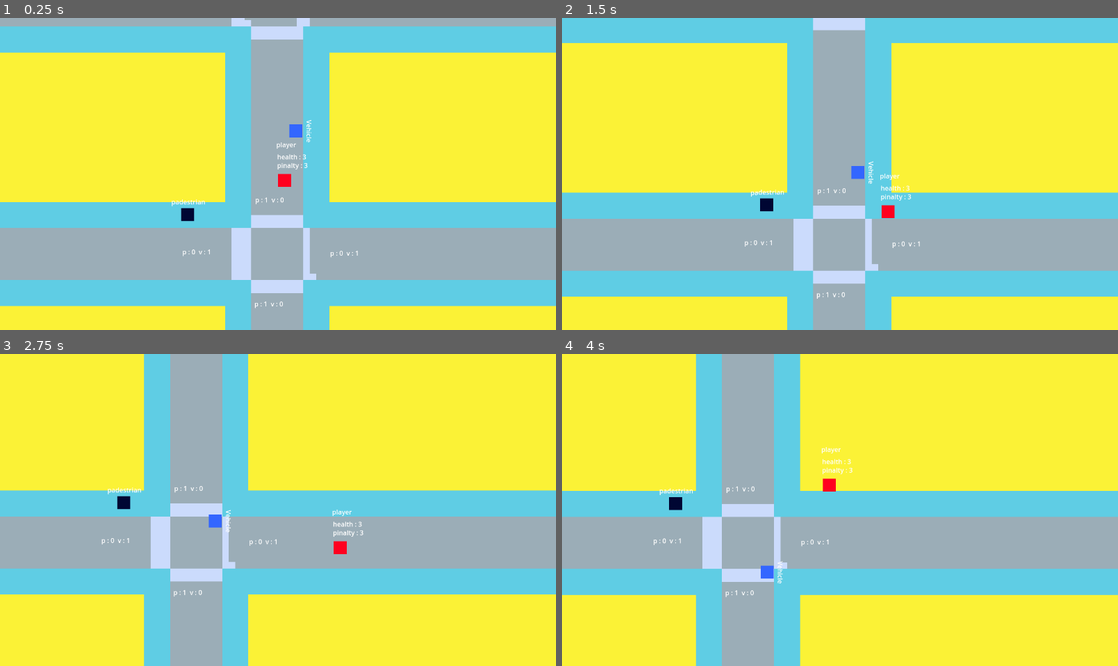
Above: before the commit, frames 1-4 (two rows, left to right).
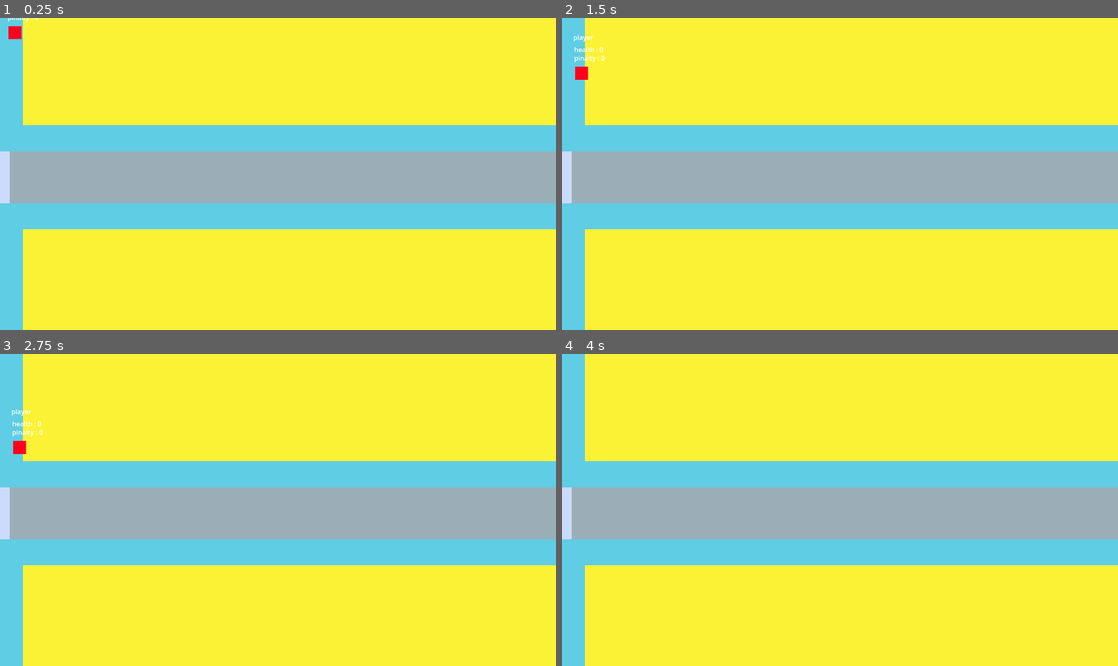
Above: after the commit, the same moments.

Repository: wiratana/perfect-cross
Game: Godot game, scene res://scene/game.tscn
The game is run twice, just before and just after one commit, with the same random seed, the same clock (stepped at 60 frames per second) and the same inputs.
Inputs (mouse positions are in pixels of both pictures, inside the frame that each line leads up to):
- Up to frame 1 (0.25 s): no input
- Up to frame 2 (1.5 s): move the mouse to (962, 158) at 0.52 s; press the mouse at (962, 158) at 0.53 s; hold D (right) 0.53-1.28 s; move the mouse to (728, 189) at 1.27 s; release the mouse at (728, 189) at 1.28 s; hold S (down) from 1.28 s (still down); click (728, 189) at 1.35 s
- Up to frame 3 (2.75 s): move the mouse to (333, 441) at 2.02 s; release S (down) at 2.03 s; press the mouse at (333, 441) at 2.03 s; hold D (right) from 2.03 s (still down)
- Up to frame 4 (4 s): move the mouse to (812, 572) at 2.77 s; release D (right) at 2.78 s; release the mouse at (812, 572) at 2.78 s; hold W (up) 2.78-3.53 s; click (812, 572) at 2.85 s; move the mouse to (1006, 556) at 3.52 s; press the mouse at (1006, 556) at 3.53 s; hold A (left) from 3.53 s (still down)

The runs differ from the first frame. In frame 1, 67% of the frame differs, in the area x 0-100%, y 0-100%; in frame 2, 64%; in frame 3, 48%; in frame 4, 48%.
Error before the commit: Cannot call method 'local_to_map' on a null value. (res://scene/player/player.gd:70)

Commit message:
create basic ui, interaction, pinalty system, and better camera system for user

Diff:
--- /dev/null
+++ b/scene/player/player-ui.gd
@@ -0,0 +1,81 @@
+extends Control
+
+@export var player:Node2D
+@export var pinalty_confirmation_panel_size = 250
+@onready var police_alert = $police_alert/Police
+@onready var pinalty_confirmation = $pinalty_confirmation
+@onready var pc_text   = $pinalty_confirmation/pinalty_text
+@onready var pc_button = $pinalty_confirmation/pinalty_button
+@onready var pinalties = $pinalty
+
+func setup_ui_police_alert():
+	police_alert.hide()
+	police_alert.position.x = ceil(get_viewport().get_visible_rect().size.x/2) + ceil((police_alert.texture.get_size().x*police_alert.scale.x)/2)
+
+func setup_ui_pinalty_confirmation():
+	pinalty_confirmation.hide()
+	pinalty_confirmation.position.x = ceil(get_viewport().get_visible_rect().size.x/2) - ceil(pinalty_confirmation.size.x/2)
+	pinalty_confirmation.position.y = ceil(get_viewport().get_visible_rect().size.y/2) - ceil(pinalty_confirmation.size.y/2)
+	pinalty_confirmation.size.x = pinalty_confirmation_panel_size
+	pinalty_confirmation.size.y = pinalty_confirmation_panel_size
+	pc_text.size.x = pinalty_confirmation.size.x
+	pc_text.size.y = ceil(pinalty_confirmation.size.y/2)
+	pc_text.add_theme_font_size_override("font_size", 16)
+	pc_button.position.x = ceil(pinalty_confirmation.size.x/2) - ceil(pc_button.size.x/2)
+	pc_button.position.y = ceil(pinalty_confirmation.size.y/2) + ceil(pc_button.size.y/2)
+
+func setup_ui_pinalty():
+	pinalties.get_children().map(func (a): a.hide())
+
+func refresh_pinalty():
+	for i in range(pinalties.get_child_count()):
+		if i+1 <= player.pinalty:
+			pinalties.get_children()[i].show()
+
+# Called when the node enters the scene tree for the first time.
+func _ready():
+	setup_ui_police_alert()
+	setup_ui_pinalty_confirmation()
+	setup_ui_pinalty()
+	pass # Replace with function body.
+
+# Called every frame. 'delta' is the elapsed time since the previous frame.
+func _process(delta):
+	pass
+
+func _on_player_in_danger_area():
+	var tween = create_tween()
+	police_alert.show()
+	tween.tween_property(
+		police_alert,
+		"position",
+		Vector2((ceil(get_viewport().get_visible_rect().size.x/2) - ceil((police_alert.texture.get_size().x*police_alert.scale.x)/2)), 0),
+		0.2
+	)
+	pc_text.text = "Kamu Melanggar Lalu lintas dengan Tidak Menyebrang difasilitas penyebrangan"
+	tween.tween_callback(func (): pinalty_confirmation.show()).set_delay(1)
+
+
+func _on_pinalty_button_pressed():
+	pinalty_confirmation.hide()
+	player.disable_movement = false
+	player.imune.start()
+	player.is_in_danger_area = false
+	var tween = create_tween()
+	tween.tween_property(
+		police_alert,
+		"position",
+		Vector2((ceil(get_viewport().get_visible_rect().size.x/2) + ceil((police_alert.texture.get_size().x*police_alert.scale.x)/2)), 0),
+		0.2
+	)
+	tween.tween_callback(func(): police_alert.hide()).set_delay(1)
+
+	refresh_pinalty()
+
+
+func _on_player_game_over():
+	var tween = create_tween()
+	pc_text.text = "GAME OVER"
+	tween.tween_callback(func (): pinalty_confirmation.show()).set_delay(1)
+
+	refresh_pinalty()
--- a/scene/player/player.gd
+++ b/scene/player/player.gd
@@ -2,30 +2,37 @@
 class_name Player
 
 signal in_danger_area
+signal game_over
 
 enum STATE{IDLE, WALK, DASH, HIT}
 enum CONDITION{NORMAL, ENCOUNTER}
 
 @export var move_speed = 150
 @export var dash_speed = 500
-@export var health     = 3
-@export var pinalty    = 3
+@export var max_health  = 3
+@export var max_pinalty = 3
 @export var current_condition = CONDITION.NORMAL
 @export var map:TileMap
+@export var imune_duration = 4
 
 @onready var dash = $Dash
 @onready var knockback = $Knockback
 @onready var health_status:Label  = $labels/health_status
 @onready var pinalty_status:Label = $labels/pinalty_status
+@onready var imune:Timer = $imune
 @onready var dashing : bool
 @onready var current_state = STATE.IDLE
+@onready var is_in_danger_area = false
+@onready var disable_movement = false
+@onready var health  = 0
+@onready var pinalty = 0
 
 
 func _ready():
-	pass
+	imune.wait_time = imune_duration
 
 func get_input():
-	var input_direction = Input.get_vector("left", "right", "up", "down")
+	var input_direction = Vector2.ZERO if disable_movement else Input.get_vector("left", "right", "up", "down")
 	var speed = move_speed
 
 	match current_state:
@@ -67,9 +74,18 @@
 	self.move_and_slide()
 	self.set_label()
 
-	var data = map.get_cell_tile_data(0,map.local_to_map(self.position))
-	if data && data.get_custom_data("danger_area") == 1:
-		emit_signal("in_danger_area")
+	if map:
+		var data = map.get_cell_tile_data(0,map.local_to_map(self.position))
+		if data && data.get_custom_data("danger_area") == 1 && not is_in_danger_area && imune.is_stopped():
+			is_in_danger_area = true
+			disable_movement  = true
+			pinalty += 1
+
+			if pinalty < max_pinalty:
+				emit_signal("in_danger_area")
+
+			if pinalty == max_pinalty:
+				emit_signal("game_over")
 
 func _on_hurtbox_body_entered(body):
 	match current_condition:
--- a/scene/player/player.tscn
+++ b/scene/player/player.tscn
@@ -1,8 +1,7 @@
-[gd_scene load_steps=7 format=3 uid="uid://cjbrx20evdha"]
+[gd_scene load_steps=6 format=3 uid="uid://cjbrx20evdha"]
 
 [ext_resource type="Script" path="res://scene/player/player.gd" id="1_nkbru"]
 [ext_resource type="Script" path="res://scene/player/Dash.gd" id="2_i2jxw"]
-[ext_resource type="PackedScene" uid="uid://cggqb75a8w8r" path="res://addons/debug_menu/debug_menu.tscn" id="3_ajmng"]
 [ext_resource type="Script" path="res://scene/player/Knockback.gd" id="4_axiox"]
 
 [sub_resource type="RectangleShape2D" id="RectangleShape2D_yqkd0"]
@@ -24,16 +23,6 @@
 [node name="CollisionShape2D" type="CollisionShape2D" parent="."]
 position = Vector2(16, 27)
 shape = SubResource("RectangleShape2D_yqkd0")
-
-[node name="Camera2D" type="Camera2D" parent="."]
-drag_horizontal_enabled = true
-drag_vertical_enabled = true
-
-[node name="DebugMenu" parent="Camera2D" instance=ExtResource("3_ajmng")]
-offset_left = 46.0
-offset_top = -273.0
-offset_right = 446.0
-offset_bottom = 337.0
 
 [node name="Dash" type="Node2D" parent="."]
 script = ExtResource("2_i2jxw")
@@ -77,5 +66,8 @@
 [node name="StuntTimer" type="Timer" parent="Knockback"]
 one_shot = true
 
+[node name="imune" type="Timer" parent="."]
+one_shot = true
+
 [connection signal="timeout" from="Dash/DashTimer" to="Dash" method="_on_dash_timer_timeout"]
 [connection signal="body_entered" from="hurtbox" to="." method="_on_hurtbox_body_entered"]
--- /dev/null
+++ b/scene/player/player_system.tscn
@@ -0,0 +1,103 @@
+[gd_scene load_steps=8 format=3 uid="uid://bqamb6x2jurlo"]
+
+[ext_resource type="Script" path="res://scene/testing_proper_camera.gd" id="1_a3eka"]
+[ext_resource type="PackedScene" uid="uid://cjbrx20evdha" path="res://scene/player/player.tscn" id="2_veps4"]
+[ext_resource type="Script" path="res://scene/player/player-ui.gd" id="3_o2i4e"]
+[ext_resource type="Texture2D" uid="uid://djginoco3bv0g" path="res://assets/image/police.png" id="4_slxq5"]
+[ext_resource type="Theme" uid="uid://2fiw1auuiywe" path="res://theme/universal-ui.tres" id="5_utoqa"]
+[ext_resource type="Texture2D" uid="uid://je0gaoj2qbm3" path="res://assets/sprite/ui/fail_paper.png" id="6_u78i8"]
+[ext_resource type="Texture2D" uid="uid://b7info15hpdcc" path="res://assets/sprite/ui/profile.png" id="7_v105t"]
+
+[node name="player-system" type="Node2D"]
+script = ExtResource("1_a3eka")
+
+[node name="Player" parent="." node_paths=PackedStringArray("map") instance=ExtResource("2_veps4")]
+map = NodePath("../../TileMap")
+
+[node name="Marker2D" type="Marker2D" parent="."]
+top_level = true
+gizmo_extents = 20.0
+
+[node name="Camera2D" type="Camera2D" parent="Marker2D"]
+position_smoothing_speed = 2.0
+
+[node name="UI" type="Control" parent="Marker2D" node_paths=PackedStringArray("player")]
+layout_mode = 3
+anchors_preset = 0
+offset_left = -448.0
+offset_top = -256.0
+offset_right = -1.0
+offset_bottom = -1.0
+script = ExtResource("3_o2i4e")
+player = NodePath("../../Player")
+
+[node name="police_alert" type="Node2D" parent="Marker2D/UI"]
+position = Vector2(448, 256)
+
+[node name="Police" type="Sprite2D" parent="Marker2D/UI/police_alert"]
+position = Vector2(649, -7)
+scale = Vector2(0.2, 0.2)
+texture = ExtResource("4_slxq5")
+
+[node name="ProgressBar" type="ProgressBar" parent="Marker2D/UI"]
+layout_mode = 2
+offset_left = 120.0
+offset_top = 41.0
+offset_right = 400.0
+offset_bottom = 101.0
+theme = ExtResource("5_utoqa")
+
+[node name="pinalty" type="HBoxContainer" parent="Marker2D/UI"]
+layout_mode = 0
+offset_left = 129.0
+offset_top = 108.0
+offset_right = 400.0
+offset_bottom = 174.0
+
+[node name="FailPaper" type="Sprite2D" parent="Marker2D/UI/pinalty"]
+position = Vector2(30, 43)
+scale = Vector2(0.5, 0.5)
+texture = ExtResource("6_u78i8")
+
+[node name="FailPaper2" type="Sprite2D" parent="Marker2D/UI/pinalty"]
+position = Vector2(100, 43)
+scale = Vector2(0.5, 0.5)
+texture = ExtResource("6_u78i8")
+
+[node name="FailPaper3" type="Sprite2D" parent="Marker2D/UI/pinalty"]
+position = Vector2(170, 43)
+scale = Vector2(0.5, 0.5)
+texture = ExtResource("6_u78i8")
+
+[node name="Sprite2D" type="Sprite2D" parent="Marker2D/UI"]
+position = Vector2(75, 75)
+scale = Vector2(0.07, 0.07)
+texture = ExtResource("7_v105t")
+hframes = 4
+
+[node name="pinalty_confirmation" type="Panel" parent="Marker2D/UI"]
+layout_mode = 0
+offset_left = 28.0
+offset_top = 192.0
+offset_right = 317.0
+offset_bottom = 448.0
+theme = ExtResource("5_utoqa")
+
+[node name="pinalty_text" type="TextEdit" parent="Marker2D/UI/pinalty_confirmation"]
+layout_mode = 1
+offset_right = 287.0
+offset_bottom = 105.0
+theme = ExtResource("5_utoqa")
+wrap_mode = 1
+
+[node name="pinalty_button" type="Button" parent="Marker2D/UI/pinalty_confirmation"]
+layout_mode = 0
+offset_left = 72.0
+offset_top = 124.0
+offset_right = 213.0
+offset_bottom = 182.0
+text = "Confirm"
+
+[connection signal="game_over" from="Player" to="Marker2D/UI" method="_on_player_game_over"]
+[connection signal="in_danger_area" from="Player" to="Marker2D/UI" method="_on_player_in_danger_area"]
+[connection signal="pressed" from="Marker2D/UI/pinalty_confirmation/pinalty_button" to="Marker2D/UI" method="_on_pinalty_button_pressed"]
--- /dev/null
+++ b/scene/testing_proper_camera.gd
@@ -0,0 +1,8 @@
+extends Node2D
+
+@onready var player = $Player
+@onready var cam_pos = $Marker2D
+
+# Called every frame. 'delta' is the elapsed time since the previous frame.
+func _physics_process(delta):
+	cam_pos.position = Vector2(lerp(cam_pos.position.x, player.position.x, 8*delta), lerp(cam_pos.position.y, player.position.y, 8*delta))
--- a/theme/universal-ui.tres
+++ b/theme/universal-ui.tres
@@ -25,13 +25,92 @@
 shadow_size = 2
 shadow_offset = Vector2(0, 3)
 
+[sub_resource type="StyleBoxFlat" id="StyleBoxFlat_al551"]
+bg_color = Color(0, 0.67451, 0.996078, 1)
+border_width_left = 5
+border_width_top = 5
+border_width_right = 5
+border_width_bottom = 5
+border_color = Color(0.12549, 0.541176, 0.803922, 1)
+corner_radius_top_left = 10
+corner_radius_top_right = 10
+corner_radius_bottom_right = 10
+corner_radius_bottom_left = 10
+expand_margin_left = 10.0
+expand_margin_top = 10.0
+expand_margin_right = 10.0
+expand_margin_bottom = 10.0
+shadow_size = 4
+shadow_offset = Vector2(0, 3)
+
+[sub_resource type="StyleBoxFlat" id="StyleBoxFlat_lvxab"]
+bg_color = Color(0.415686, 0.760784, 1, 1)
+border_width_left = 5
+border_width_top = 5
+border_width_right = 5
+border_width_bottom = 5
+border_color = Color(0.12549, 0.541176, 0.803922, 1)
+corner_radius_top_left = 5
+corner_radius_top_right = 5
+corner_radius_bottom_right = 5
+corner_radius_bottom_left = 5
+expand_margin_left = 5.0
+expand_margin_top = 5.0
+expand_margin_right = 5.0
+expand_margin_bottom = 5.0
+shadow_size = 1
+shadow_offset = Vector2(0, 3)
+
+[sub_resource type="StyleBoxFlat" id="StyleBoxFlat_m8cix"]
+bg_color = Color(0.941176, 0.505882, 0.615686, 1)
+
+[sub_resource type="StyleBoxFlat" id="StyleBoxFlat_ekd3y"]
+content_margin_left = 5.0
+content_margin_top = 5.0
+content_margin_right = 5.0
+content_margin_bottom = 5.0
+bg_color = Color(0.858824, 0.47451, 0.572549, 1)
+corner_radius_top_left = 10
+corner_radius_top_right = 10
+corner_radius_bottom_right = 10
+corner_radius_bottom_left = 10
+
+[sub_resource type="StyleBoxFlat" id="StyleBoxFlat_e5vh4"]
+content_margin_left = 5.0
+content_margin_top = 5.0
+content_margin_right = 5.0
+content_margin_bottom = 5.0
+bg_color = Color(0.858824, 0.47451, 0.572549, 1)
+corner_radius_top_left = 10
+corner_radius_top_right = 10
+corner_radius_bottom_right = 10
+corner_radius_bottom_left = 10
+
+[sub_resource type="StyleBoxFlat" id="StyleBoxFlat_tv6k0"]
+content_margin_left = 5.0
+content_margin_top = 5.0
+content_margin_right = 5.0
+content_margin_bottom = 5.0
+bg_color = Color(0.858824, 0.47451, 0.572549, 1)
+corner_radius_top_left = 10
+corner_radius_top_right = 10
+corner_radius_bottom_right = 10
+corner_radius_bottom_left = 10
+
 [resource]
 default_font = ExtResource("1_sxirg")
 default_font_size = 32
-Button/colors/font_outline_color = Color(0.4, 0.4, 0.4, 1)
+Button/colors/font_outline_color = Color(0.12549, 0.541176, 0.803922, 1)
 Button/constants/outline_size = 10
 Button/font_sizes/font_size = 32
 Button/fonts/font = ExtResource("1_sxirg")
 Button/styles/hover = SubResource("StyleBoxFlat_cax62")
 Button/styles/normal = SubResource("StyleBoxFlat_kaabu")
 Button/styles/pressed = SubResource("StyleBoxFlat_cax62")
+Panel/styles/panel = SubResource("StyleBoxFlat_al551")
+ProgressBar/styles/background = SubResource("StyleBoxFlat_lvxab")
+ProgressBar/styles/fill = SubResource("StyleBoxFlat_m8cix")
+TextEdit/colors/caret_color = Color(0.94902, 0.94902, 0.94902, 1)
+TextEdit/styles/focus = SubResource("StyleBoxFlat_ekd3y")
+TextEdit/styles/normal = SubResource("StyleBoxFlat_e5vh4")
+TextEdit/styles/read_only = SubResource("StyleBoxFlat_tv6k0")
Binary file added: assets/image/police.png
Not shown, added: assets/image/police.png.import
Binary file added: assets/sprite/ui/fail_paper.png
Not shown, added: assets/sprite/ui/fail_paper.png.import
Binary file added: assets/sprite/ui/profile.png
Not shown, added: assets/sprite/ui/profile.png.import
Not shown: 1 places in theme/universal-ui.tres that only renumber resources
